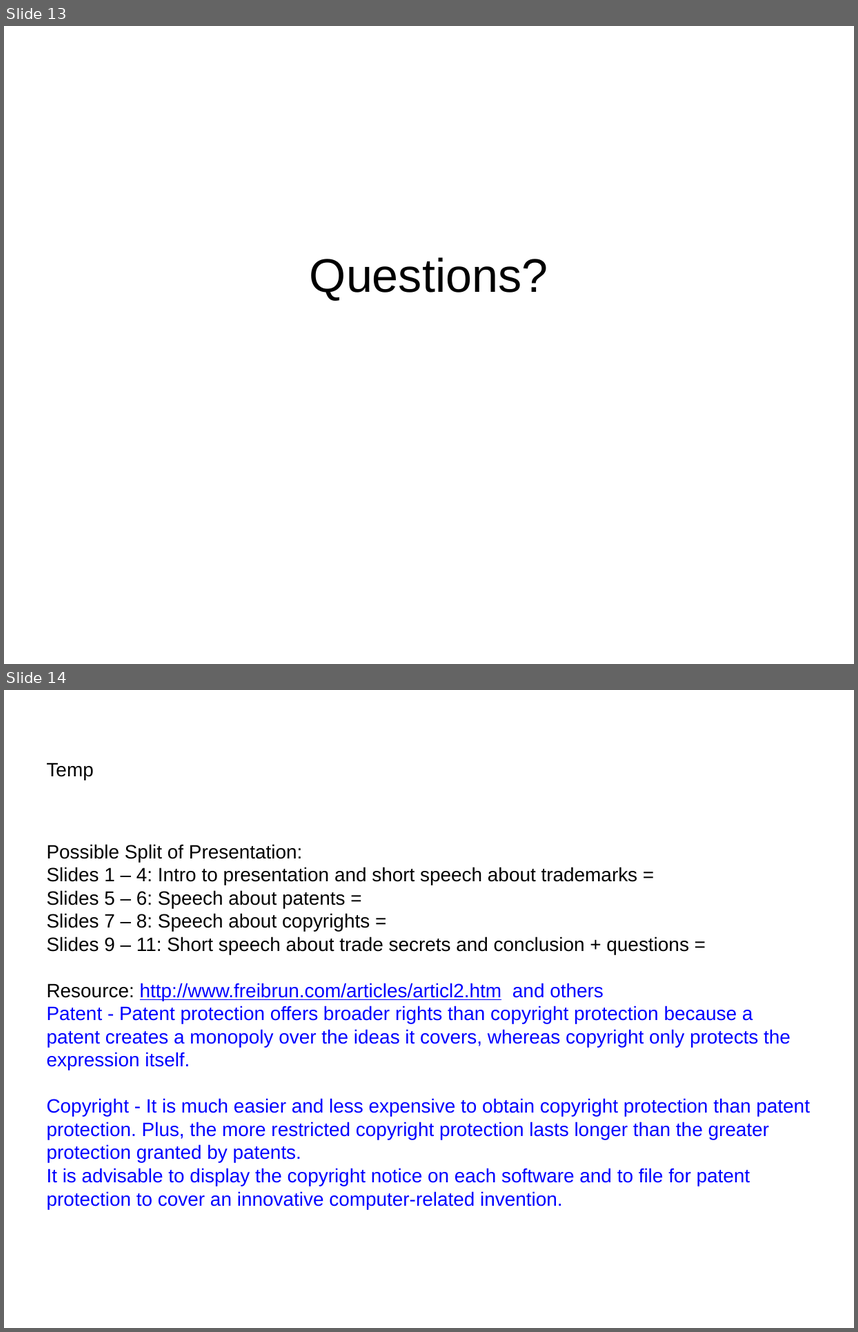
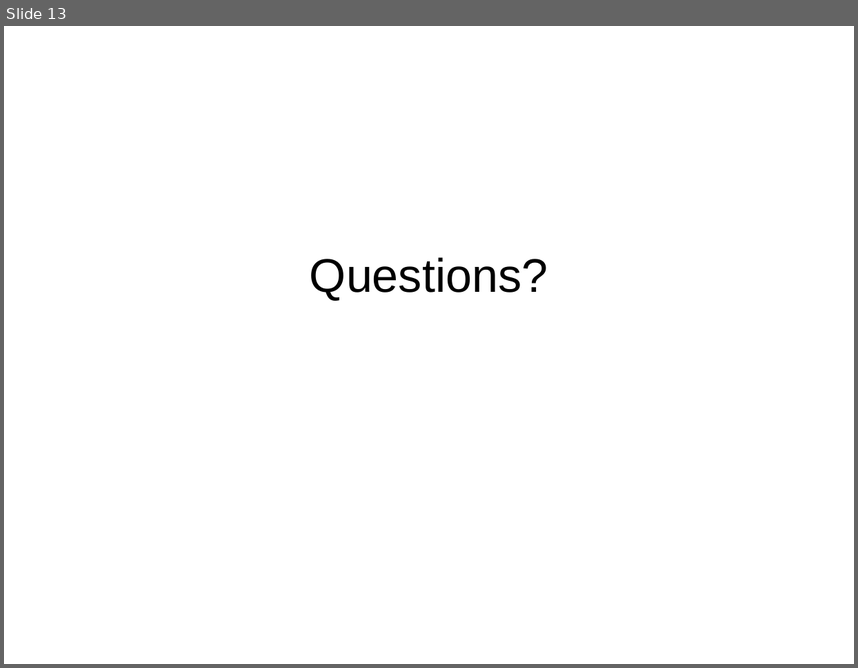
Before and after one commit to Matzkee/TeamProject, a slide deck: Documents/Team G - Intellectual Property in Software.pptx. Shown one above the other, each under a label of ours: slides 13 and 14 before the commit, slide 13 after it. The pictures are 858x1332 and 858x668 pixels, drawn with LibreOffice and Linux fonts; fonts in the diff are those of the drawing; background and template pictures are left out. Boxes give left, top, right and bottom in pixels: in the first picture for what was removed or moved away, otherwise in the second. Text is boxed around its words. In the diff, an @@ line names an element or a change of style, - is before the commit and + after.

```diff
--- a/Documents/Team G - Intellectual Property in Software.pptx
+++ b/Documents/Team G - Intellectual Property in Software.pptx
@@ slide 14 removed at [4,690,854,1328], background picture (left out) @@
@@ text removed at [47,762,94,780] @@
-Temp
@@ text removed at [47,844,810,1209] @@
-Possible Split of Presentation:
-Slides 1 – 4: Intro to presentation and short speech about trademarks =
-Slides 5 – 6: Speech about patents =
-Slides 7 – 8: Speech about copyrights =
-Slides 9 – 11: Short speech about trade secrets and conclusion + questions =
-Resource: http://www.freibrun.com/articles/articl2.htm and others
-Patent - Patent protection offers broader rights than copyright protection because a patent creates a monopoly over the ideas it covers, whereas copyright only protects the expression itself.
-Copyright - It is much easier and less expensive to obtain copyright protection than patent protection. Plus, the more restricted copyright protection lasts longer than the greater protection granted by patents.
-It is advisable to display the copyright notice on each software and to file for patent protection to cover an innovative computer-related invention.
```
Also in this commit, not shown: 3 slides changed, 1 other slide removed.
